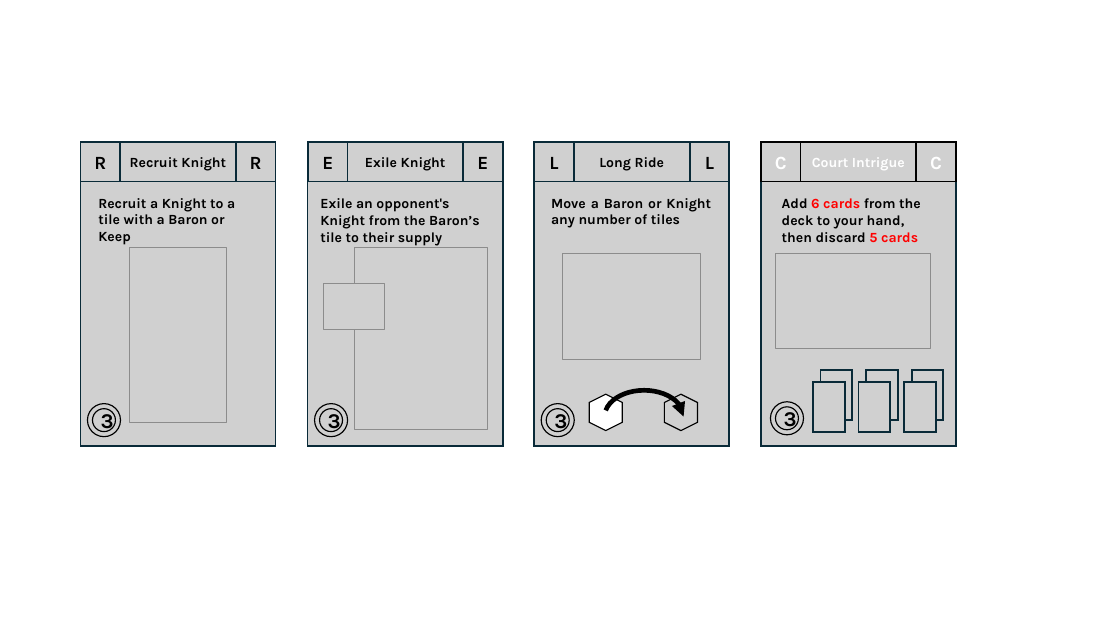
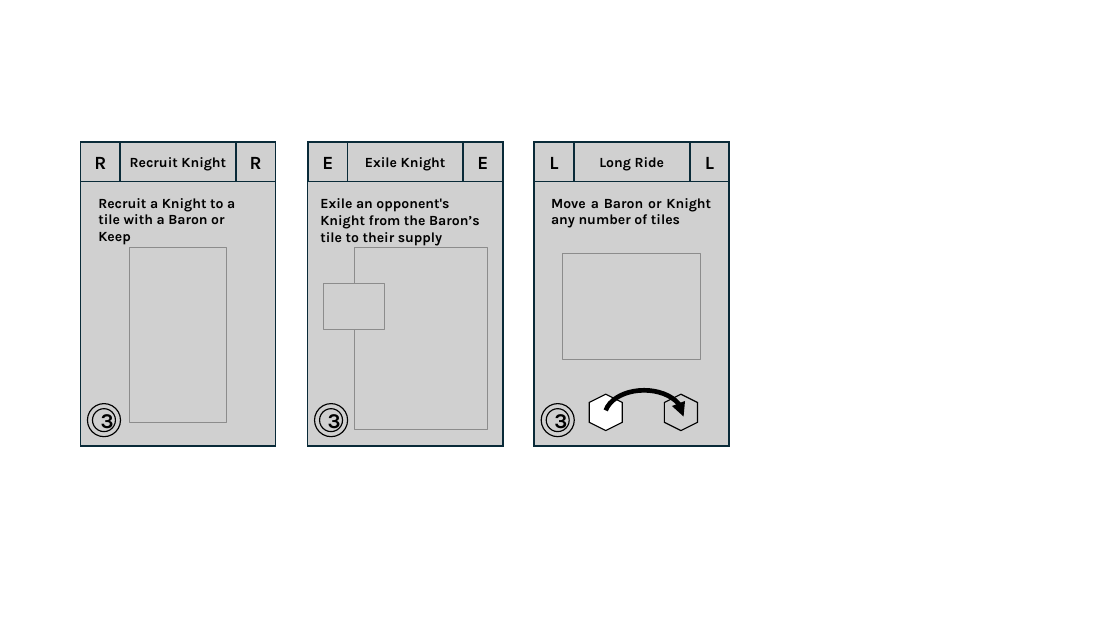
Before and after one commit to LucasBorboleta/Terre-de-Barons, a slide deck: slide 5 of pictures/Deck-en/Deck-en.pptx. Drawn at 1120x630 pixels with LibreOffice and Linux fonts; fonts in the diff are those of the drawing; grey boxes stand for pictures. Boxes give left, top, right and bottom in pixels: in the first picture for what was removed or moved away, otherwise in the second. Text is boxed around its words. In the diff, an @@ line names an element or a change of style, - is before the commit and + after.

```diff
--- a/pictures/Deck-en/Deck-en.pptx
+++ b/pictures/Deck-en/Deck-en.pptx
@@ group removed at bbox=[761, 142, 956, 446]: 12 pictures, 1 text @@
-Court Intrigue
-3
-Add 6 cards from the deck to your hand, then discard 5 cards
-C
-C
```
Also in this commit, not shown: 1 slide added, 3 other files.
